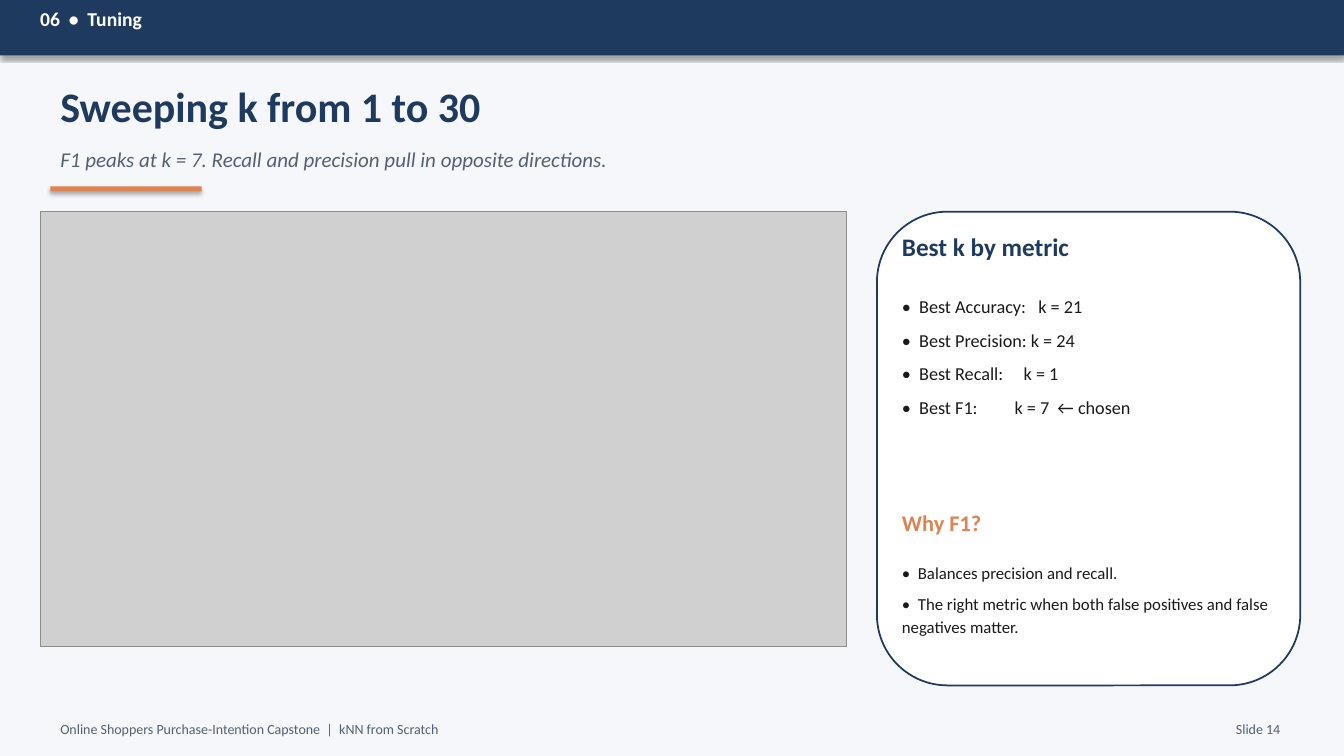
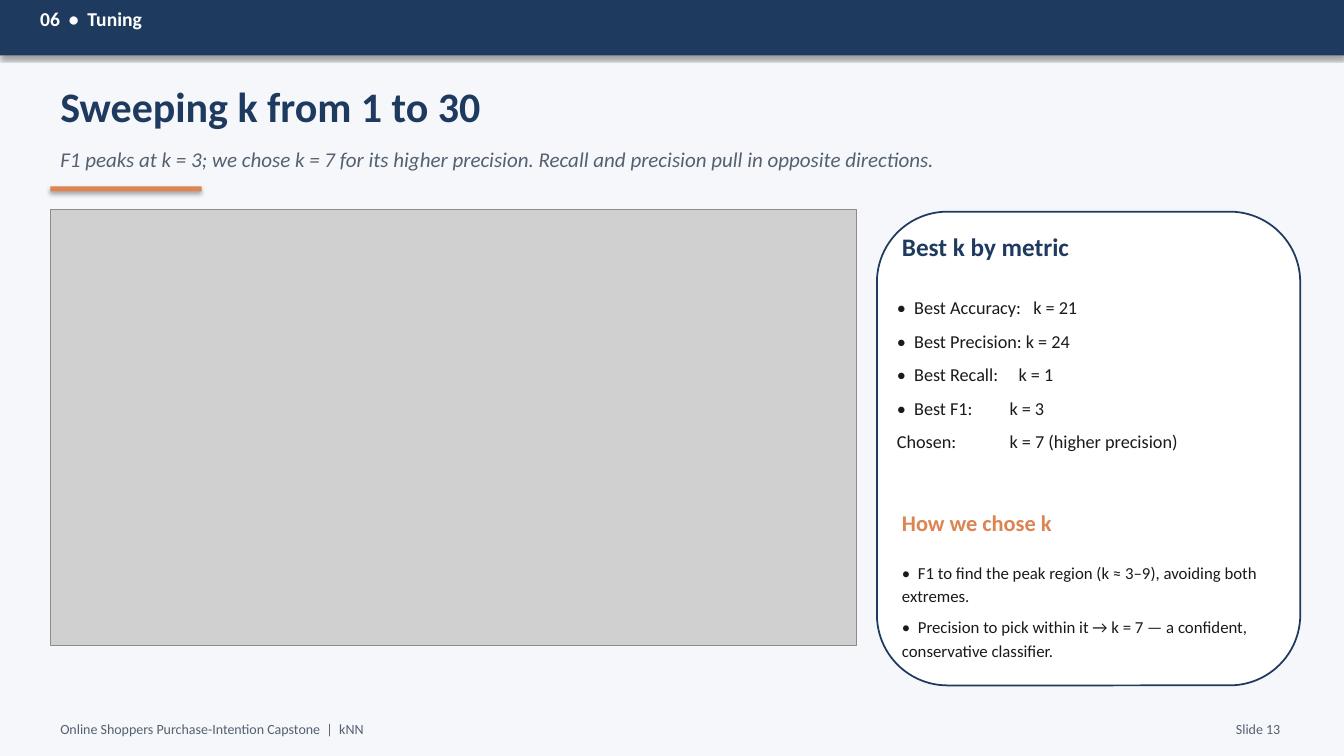
Before and after one commit to RodneeGlenMartin/Capstone-KNN-OnlineShoppers, a slide deck: slide 13 of Capstone_Presentation.pptx. Drawn at 1344x756 pixels with LibreOffice and Linux fonts; fonts in the diff are those of the drawing; grey boxes stand for pictures. Boxes give left, top, right and bottom in pixels: in the first picture for what was removed or moved away, otherwise in the second. Text is boxed around its words. In the diff, an @@ line names an element or a change of style, - is before the commit and + after.

Commit message:
Update Capstone_Presentation.pptx
Replace binary Capstone_Presentation.pptx with an updated version. This commit includes manual edits to slides, content, and formatting; the change is a binary update so individual diffs are not shown.

```diff
--- a/Capstone_Presentation.pptx
+++ b/Capstone_Presentation.pptx
@@ text at bbox=[60, 152, 933, 171]: text changed @@
-F1 peaks at k = 7. Recall and precision pull in opposite directions.
+F1 peaks at k = 3; we chose k = 7 for its higher precision. Recall and precision pull in opposite directions.
@@ picture: place and size @@
-picture at bbox=[40, 212, 847, 647]
+picture at bbox=[50, 210, 857, 645]
@@ text at bbox=[897, 402, 1177, 451]: text changed @@
-• Best F1: k = 7 ← chosen
+• Best F1: k = 3
+Chosen: k = 7 (higher precision)
@@ text at bbox=[902, 515, 1052, 531]: text changed @@
-Why F1?
+How we chose k
@@ text at bbox=[902, 567, 1257, 657]: text changed @@
-• Balances precision and recall.
-• The right metric when both false positives and false negatives matter.
+• F1 to find the peak region (k ≈ 3–9), avoiding both extremes.
+• Precision to pick within it → k = 7 — a confident, conservative classifier.
@@ text at bbox=[60, 724, 363, 737]: text changed @@
-Online Shoppers Purchase-Intention Capstone | kNN from Scratch
+Online Shoppers Purchase-Intention Capstone | kNN
@@ text at bbox=[1236, 724, 1280, 734]: text changed @@
-Slide 14
+Slide 13
```
Also in this commit, not shown: 20 other slides changed.
